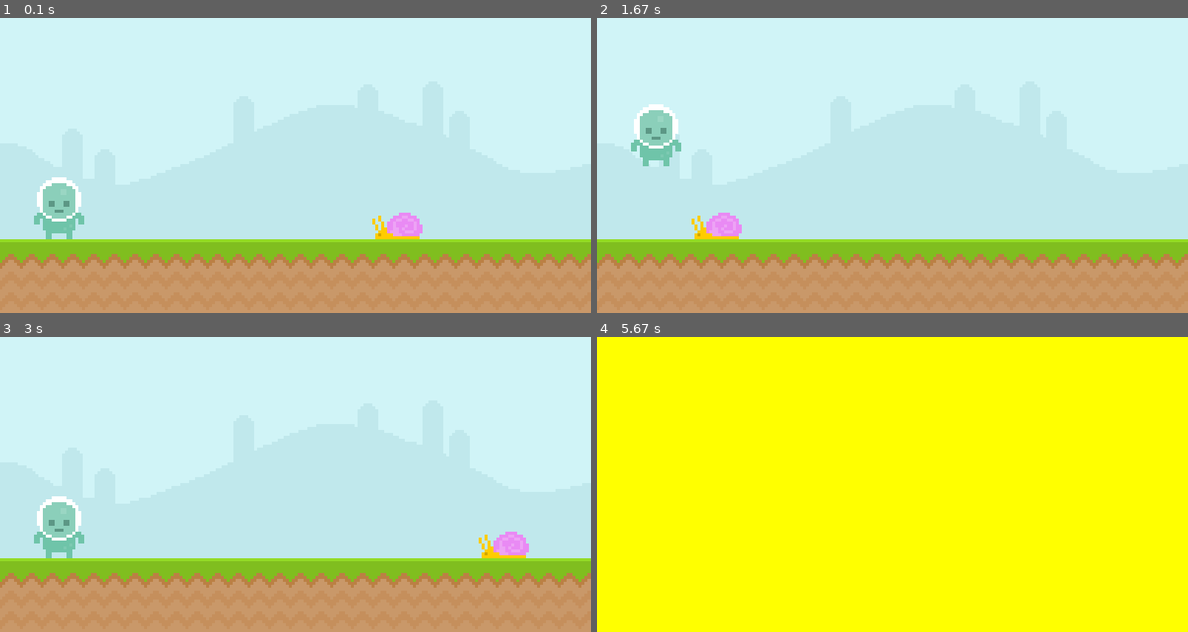
Above: before the commit, frames 1-4 (two rows, left to right).
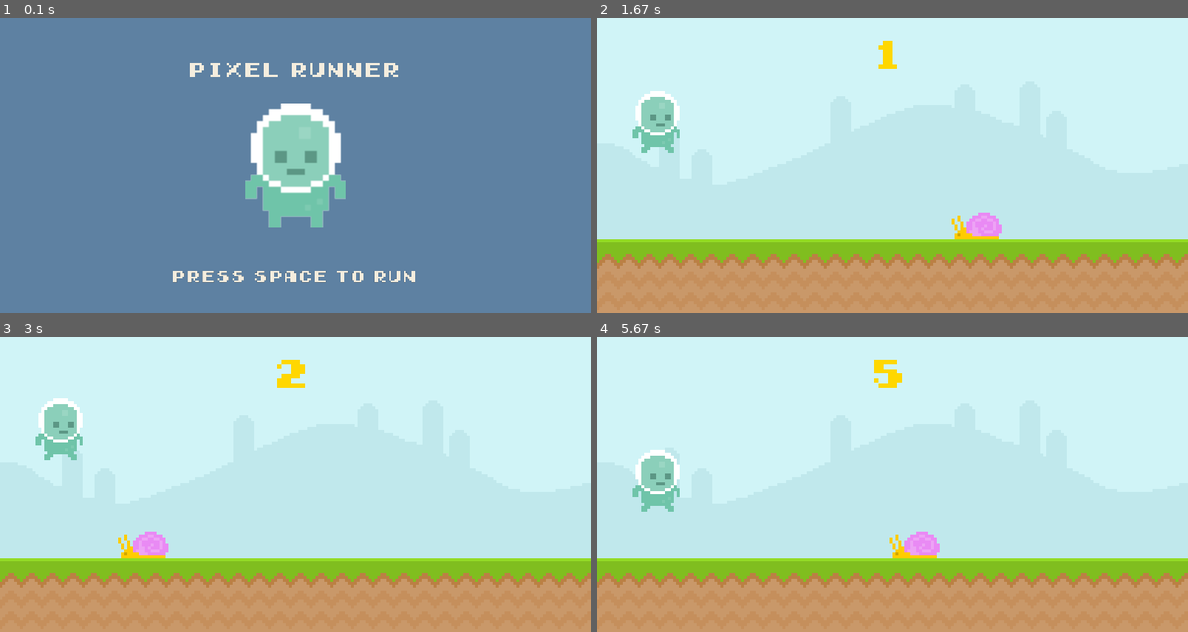
Above: after the commit, the same moments.

Repository: Ninouphar/pygame
Game: pygame game, started from game.py
The game is run twice, just before and just after one commit, with the same random seed, the same clock (stepped at 60 frames per second) and the same inputs.
Inputs (mouse positions are in pixels of both pictures, inside the frame that each line leads up to):
- Up to frame 1 (0.1 s): no input
- Up to frame 2 (1.67 s): tap Space at 0.33, 0.67, 1.57 s; move the mouse to (987, 124) at 1.53 s
- Up to frame 3 (3 s): tap Space at 1.87, 2.07, 2.37 s; move the mouse to (165, 575) at 2.03 s
- Up to frame 4 (5.67 s): move the mouse to (957, 398) at 3.1 s; tap Space at 3.13, 3.9, 4.97 s; move the mouse to (939, 455) at 3.87 s; move the mouse to (987, 431) at 4.93 s

The runs differ from the first frame. In frame 1, 100% of the frame differs, in the area x 0-100%, y 0-100%; in frame 2, 2.6%; in frame 3, 3.9%; in frame 4, 100%.

Commit message:
j'essaye de comprendre userevent

Diff:
--- a/game.py
+++ b/game.py
@@ -2,58 +2,80 @@
 from sys import exit
 
 def display_score():
-    current_time = pygame.time.get_ticks()
-    print(current_time)
+
+    current_time = int(pygame.time.get_ticks() / 1000) - start_time
+    score_surf = test_font.render(f'{current_time}', False, (255,215,0))
+    score_rect = score_surf.get_rect(center = (400,50))
+    screen.blit(score_surf, score_rect)
+    return current_time
 
 pygame.init()
 screen = pygame.display.set_mode((800,400))
 pygame.display.set_caption('The Game')
 clock = pygame.time.Clock()
 test_font = pygame.font.Font('Early_GameBoy.ttf', 50)
-game_active = True
+game_active = False
+start_time = 0
+score = 0
 
 sky_surface = pygame.image.load('Sky.png').convert()
 
-# score_surf = test_font.render('THE GAME', False, (254,254,226))
-# score_rect = score_surf.get_rect(center = (400,50))
-
 ground_surface = pygame.image.load('ground.png').convert()
 ground_rect = ground_surface.get_rect(topleft = (0,300))
-# text_surface = test_font.render('THE GAME', False, (254,254,226))
 
 snail_surface = pygame.image.load('snail1.png').convert_alpha()
 snail_rect = snail_surface.get_rect(bottomright = (600, 300))
 
+game_name = test_font.render('Pixel runner', False, (244,237,222))
+game_name = pygame.transform.rotozoom(game_name, 0, 0.5)
+game_name_rect = game_name.get_rect(center = (400, 70))
 
-player_surf = pygame.image.load('player_stand.png').convert_alpha()
+player_surf = pygame.image.load('player_walk_1.png').convert_alpha()
 player_rect = player_surf.get_rect(midbottom = (80,300))
 player_gravity = 0
+player_stand = pygame.image.load('player_stand.png').convert_alpha()
+player_stand = pygame.transform.rotozoom(player_stand,0,2)
+player_stand_rect = player_stand.get_rect(center = (400,200))
+
+game_message = test_font.render('Press space to run', False, (244,237,222))
+game_message = pygame.transform.rotozoom(game_message, 0, 0.4)
+game_message_rect = game_message.get_rect(center = (400,350))
+
+
+obstacle_timer = pygame.USEREVENT + 1
+pygame.time.set_timer(obstacle_timer,900)
+
 
 while True:
     for event in pygame.event.get():
-        if event.type == pygame.QUIT:
+        if event.type == pygame.QUIT or (event.type == pygame.KEYDOWN and event.key == pygame.K_ESCAPE):
             pygame.quit()
             exit()
         if game_active:
             if event.type == pygame.MOUSEMOTION:
                 if event.type == pygame.MOUSEBUTTONDOWN:
-                    player_gravity = -20
+                    player_gravity = -25
             if event.type == pygame.KEYDOWN:
                 if event.key == pygame.K_SPACE:
                     if player_rect.bottom >= 300:
-                        player_gravity = -20
+                        player_gravity = -23
         else:
+            start_time = int(pygame.time.get_ticks() / 1000)
             if event.type == pygame.KEYDOWN:
                 if event.key == pygame.K_SPACE:
                     snail_rect.left = 800
                     game_active = True
+
+        if event.type == obstacle_timer:
+            print('test')
+
 
     if game_active:
         screen.blit(sky_surface, (0,0))
         screen.blit(ground_surface, ground_rect)
         # screen.blit(score_surf, (220,45))
 
-        display_score()
+        score = display_score()
 
         snail_rect.x -= 4;
         if snail_rect.right < 0:
@@ -69,7 +91,19 @@
         if snail_rect.colliderect(player_rect):
             game_active = False
     else:
-        screen.fill('Yellow')
+        screen.fill((94,129,162))
+        screen.blit(player_stand, player_stand_rect)
+
+        score_message = test_font.render(f'Your score: {score}', False, (244,237,222))
+        score_message = pygame.transform.rotozoom(score_message, 0, 0.5)
+        score_message_rect = score_message.get_rect(center = (400,330))
+
+        screen.blit(game_name, game_name_rect)
+
+        if score == 0:
+            screen.blit(game_message, game_message_rect)
+        else:
+            screen.blit(score_message, score_message_rect)
     # keys = pygame.key.get_pressed()
     # if keys[pygame.K_SPACE]:
     #     print('jump')
Binary file added: player_walk_1.png
